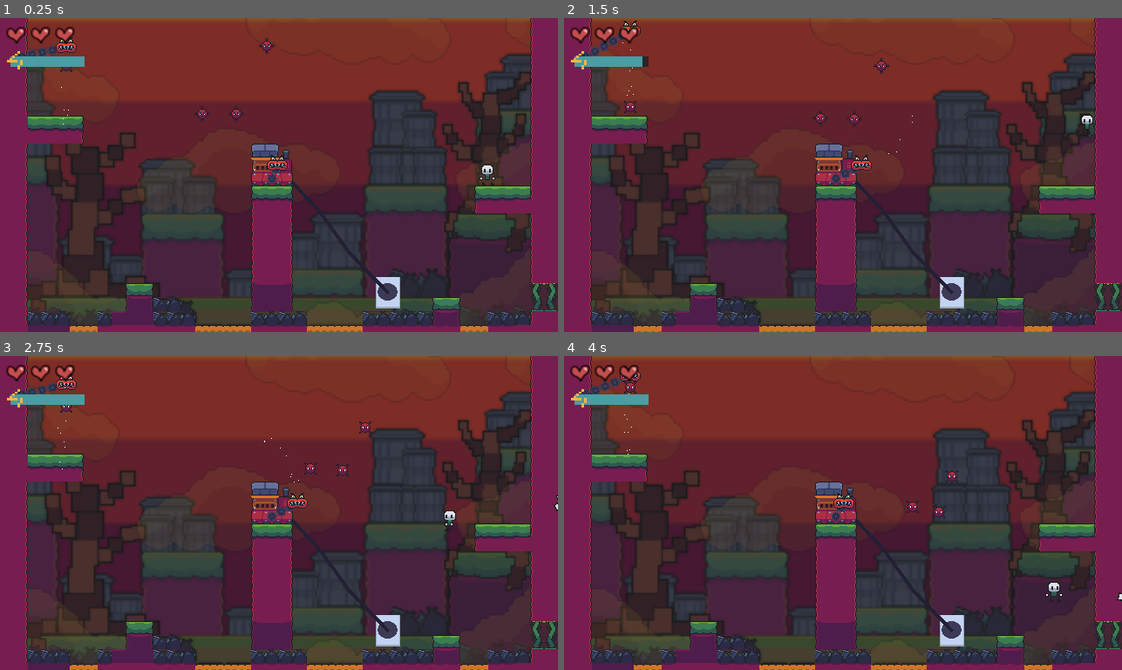
Above: before the commit, frames 1-4 (two rows, left to right).
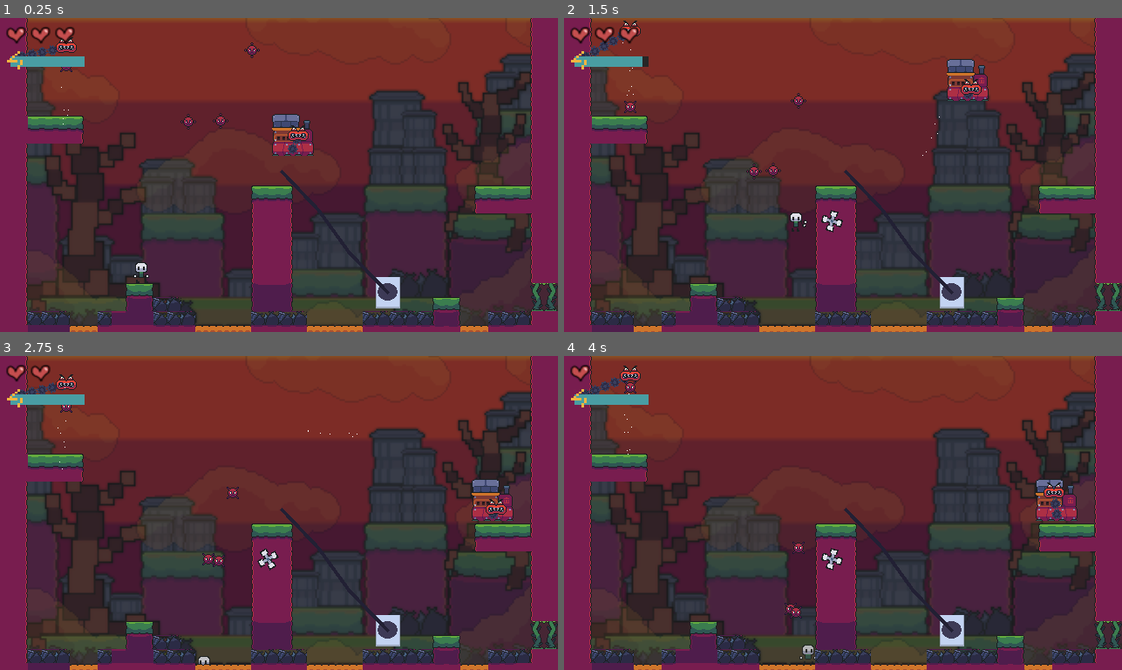
Above: after the commit, the same moments.

Repository: snootyjerk/Boss-Rush-Jam
Game: Godot game, scene res://main.tscn
Same seed, same stepped clock (60 frames per second), same inputs: the game is played once before the commit and once after it.
Inputs:
- Up to frame 1 (0.25 s): no input
- Up to frame 2 (1.5 s): hold Right (right) from 0.53 s (still down); tap Space (jump) at 0.6, 0.77, 1.07 s; tap Shift (throw) at 1.35 s
- Up to frame 3 (2.75 s): tap Space (jump) at 1.52, 1.55, 1.82, 2.1 s; release Right (right) at 2.03 s; hold Left (left) from 2.03 s (still down)
- Up to frame 4 (4 s): release Left (left) at 2.78 s; hold Right (right) from 2.78 s (still down); tap Shift (throw) at 2.85 s; tap Space (jump) at 3.02, 3.05, 3.32, 3.6, 3.77 s

The runs differ from the first frame. In frame 1, 2.3% of the frame differs, in the area x 23-89%, y 6-85%; in frame 2, 2.4%; in frame 3, 2.5%; in frame 4, 2.6%, in the area x 5-100%, y 2-98%.

Commit message:
Vacuum jump added
Vacuum can now jump to a different spot

Diff:
--- a/Bosses/boss_vacuum.gd
+++ b/Bosses/boss_vacuum.gd
@@ -2,6 +2,26 @@
 class_name BossVacuum
 
 @onready var _head: VacuumHead = $HeadCharacter2D
+@onready var _jump_starting_point = global_position
+var _moving = true
+var _jump_point_1 = Vector2(567,168)
+var _jump_arc_height = -200
+
+var _move_timer = 0.0
+
+func _process(delta: float) -> void:
+	if _moving == true:
+		_jump_movement(_jump_point_1)
+		_move_timer += delta *.4
+		if _move_timer >= 1:
+			_moving = false
+			_head._tether_point = global_position
 
 func _boss_defeated_hook():
 	_head.on_boss_defeated()
+
+func _jump_movement(endpoint: Vector2):
+	var jump_arc_point = Vector2((_jump_point_1.x-_jump_starting_point.x) *.5 +_jump_starting_point.x,max(_jump_point_1.y,_jump_starting_point.y)+_jump_arc_height)
+	var curve_point0 = _jump_starting_point.lerp(jump_arc_point,_move_timer)
+	var curve_point1 = jump_arc_point.lerp(endpoint,_move_timer)
+	global_position = curve_point0.lerp(curve_point1,_move_timer)
--- a/Levels/level_test.tscn
+++ b/Levels/level_test.tscn
@@ -77,7 +77,7 @@
 position = Vector2(312, 168)
 
 [node name="Player" parent="." instance=ExtResource("2_y52ef")]
-position = Vector2(559, 170)
+position = Vector2(162, 275)
 
 [node name="CollisionTileMap" type="TileMap" parent="."]
 tile_set = ExtResource("8_1ms8r")
@@ -112,6 +112,9 @@
 [node name="NextLevelTrigger" parent="." instance=ExtResource("13_03rqp")]
 position = Vector2(645, 320)
 
+[node name="BossJumpPoint1" type="Node2D" parent="."]
+position = Vector2(567, 144)
+
 [connection signal="boss_defeated" from="." to="VacuumBoss" method="_on_level_boss_defeated"]
 [connection signal="unplugged" from="Outlet" to="." method="_on_outlet_unplugged"]
 
